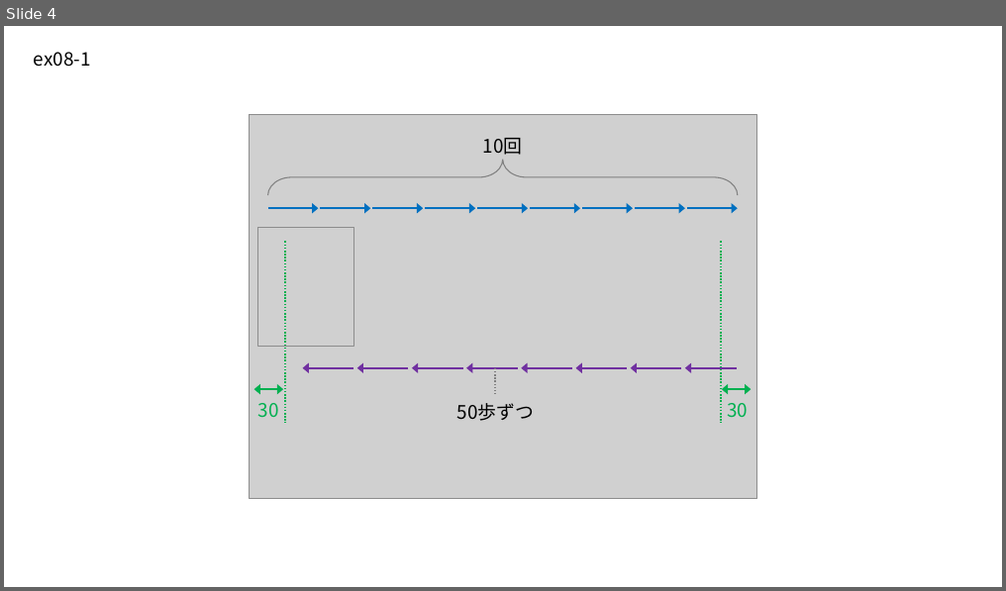
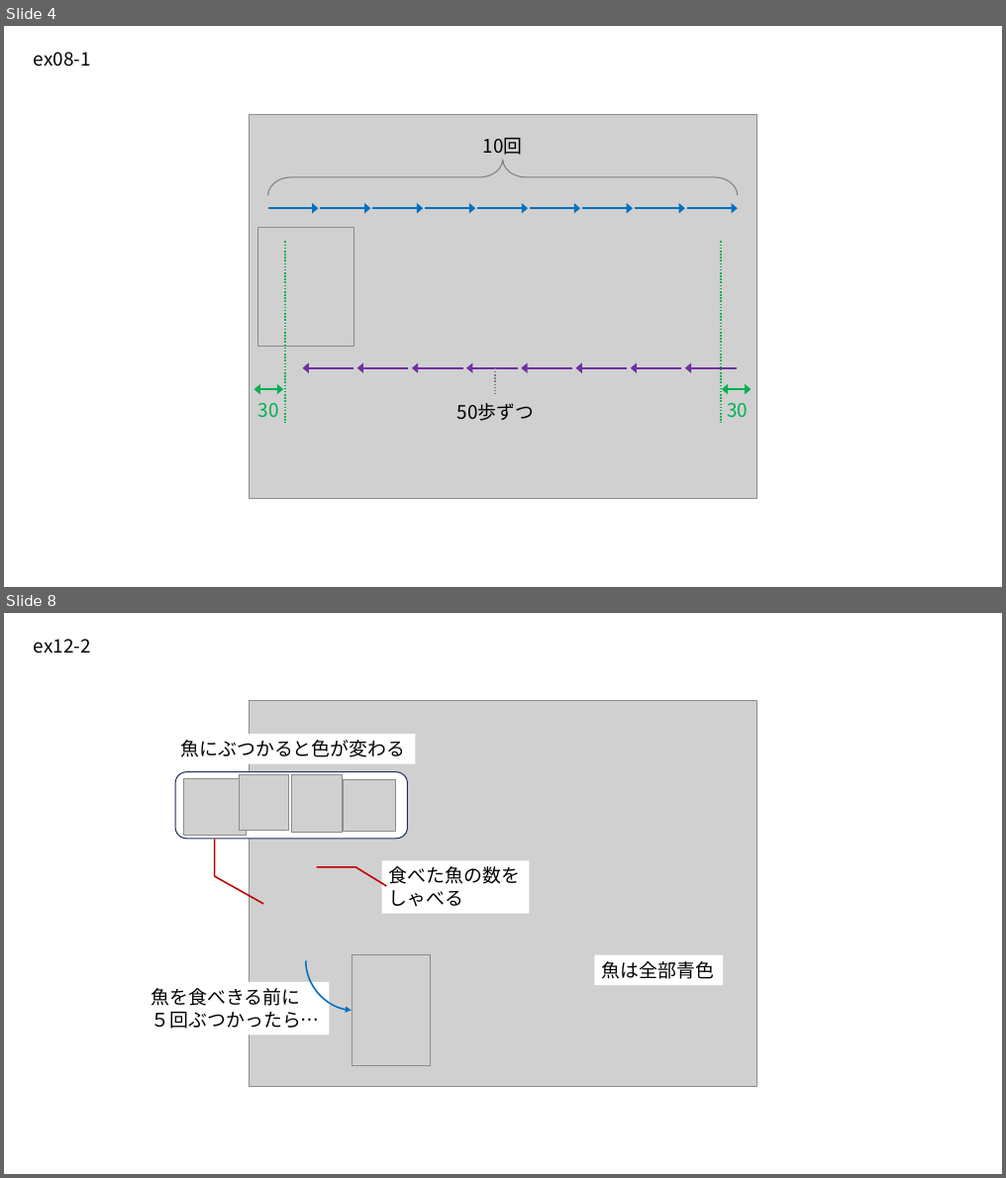
Before and after one commit to p5nyan/p5nyan.github.io, a slide deck: lesson/fig/ex-figs.pptx. Shown one above the other, each under a label of ours: slide 4 before the commit, slides 4 and 8 after it; the slides between them are not shown. The pictures are 1006x591 and 1006x1178 pixels, drawn with LibreOffice and Linux fonts; fonts in the diff are those of the drawing; grey boxes stand for pictures. Boxes give left, top, right and bottom in pixels: in the first picture for what was removed or moved away, otherwise in the second. Text is boxed around its words. In the diff, an @@ line names an element or a change of style, - is before the commit and + after.

```diff
--- a/lesson/fig/ex-figs.pptx
+++ b/lesson/fig/ex-figs.pptx
@@ slide 8 added at (4,613,1002,1174), background #FFFFFF @@
@@ text added at (34,639,91,654), 18 pt, text #000000 @@
+ex12-2
@@ picture added at (249,700,757,1087) @@
@@ rectangle added at (173,735,415,764), fill #FFFFFF, 18 pt, text #000000 @@
+魚にぶつかると色が変わる
@@ rounded rectangle added at (175,772,408,839), fill #FFFFFF, outline #1E3256 1 pt @@
@@ group added at (183,774,395,835): 4 pictures @@
@@ freeform shape added at (214,839,263,904), outline #C00000 1.5 pt @@
@@ freeform shape added at (316,867,386,886), outline #C00000 1.5 pt @@
@@ rectangle added at (382,861,530,914), fill #FFFFFF, 18 pt, text #000000 @@
+食べた魚の数を
+しゃべる
@@ curved arrow added from (306, 961) to (351, 1011), #0070C0 1.5 pt @@
@@ picture added at (351,956,431,1065) @@
@@ rectangle added at (595,956,724,985), fill #FFFFFF, 18 pt, text #000000 @@
+魚は全部青色
@@ rectangle added at (144,982,329,1035), fill #FFFFFF, 18 pt, text #000000 @@
+魚を食べきる前に
+５回ぶつかったら…
```
Also in this commit, not shown: 1 slide changed, 3 other slides added, 1 slide removed, 5 other files.
